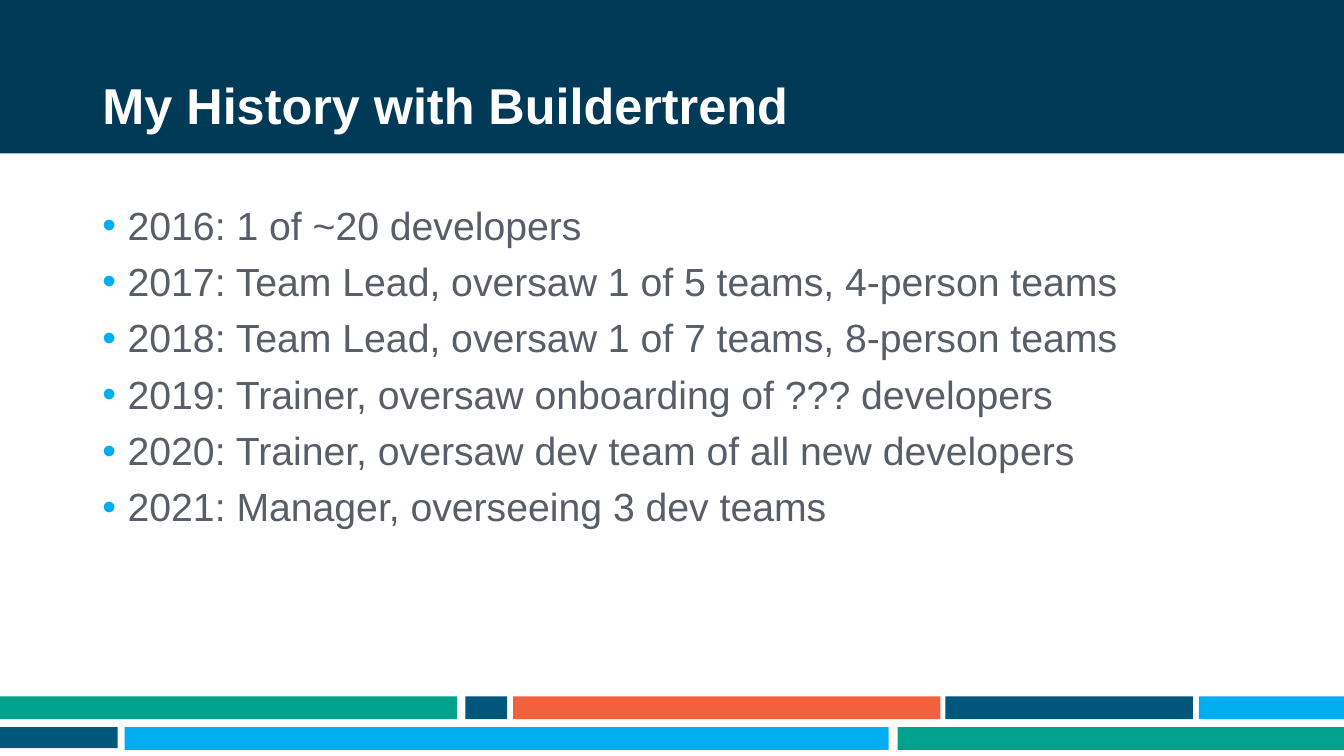
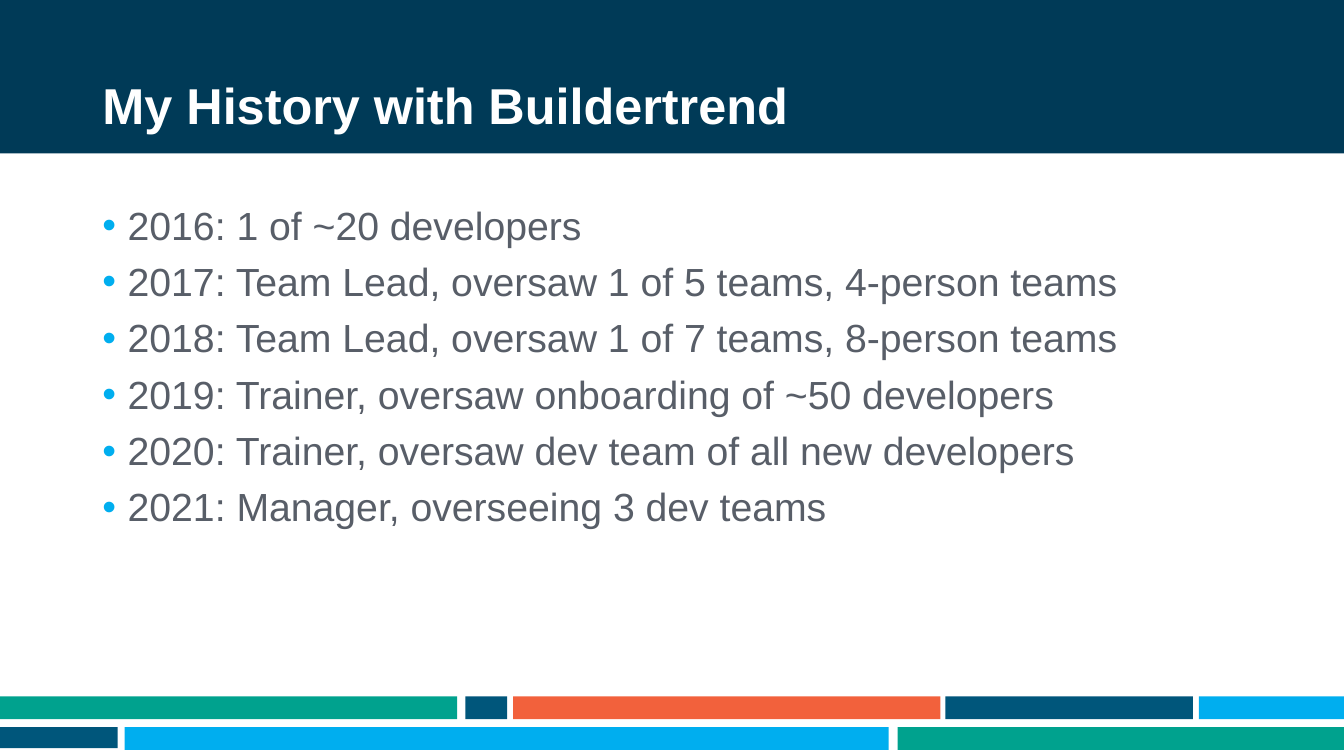
Before and after one commit to ademing/nebraska-code-2021, a slide deck: slide 7 of Presentation.pptx. Drawn at 1344x756 pixels with LibreOffice and Linux fonts; fonts in the diff are those of the drawing; background and template pictures are left out. Boxes give left, top, right and bottom in pixels: in the first picture for what was removed or moved away, otherwise in the second. Text is boxed around its words. In the diff, an @@ line names an element or a change of style, - is before the commit and + after.

Commit message:
Minor changes

```diff
--- a/Presentation.pptx
+++ b/Presentation.pptx
@@ text at [128,380,1054,417]: text changed @@
-• 2019: Trainer, oversaw onboarding of ??? developers
+• 2019: Trainer, oversaw onboarding of ~50 developers
```
